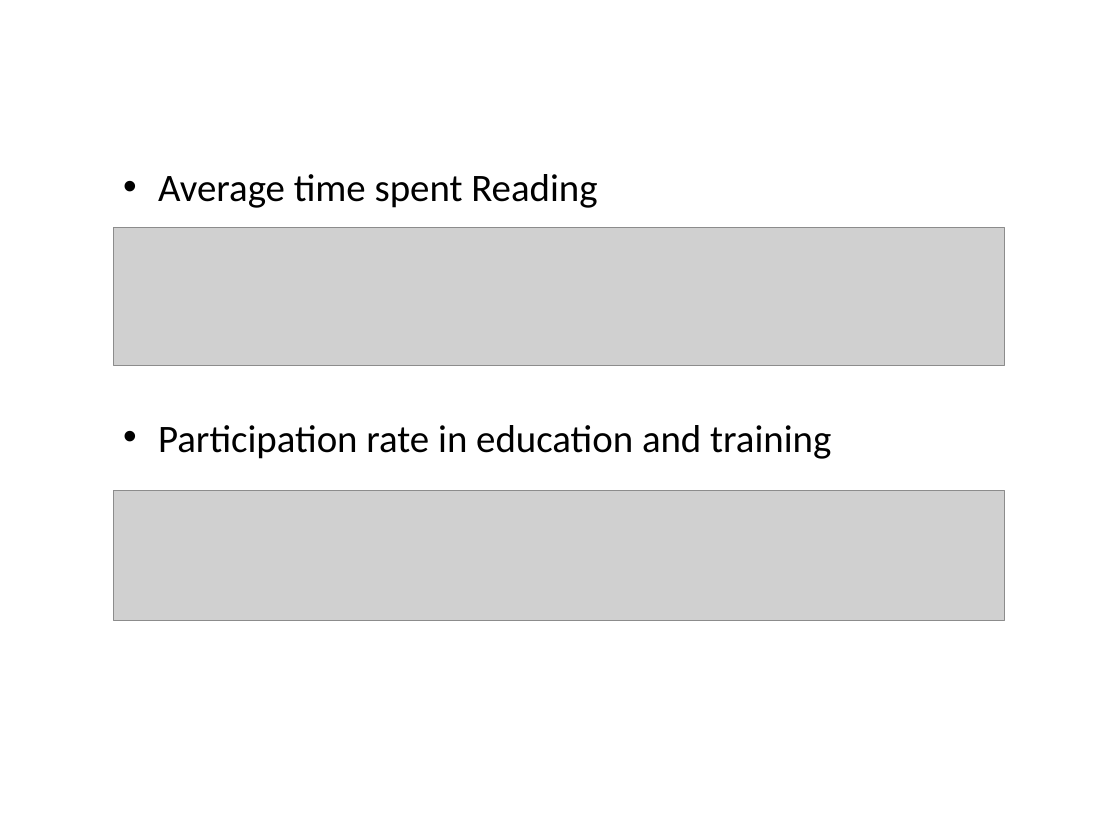
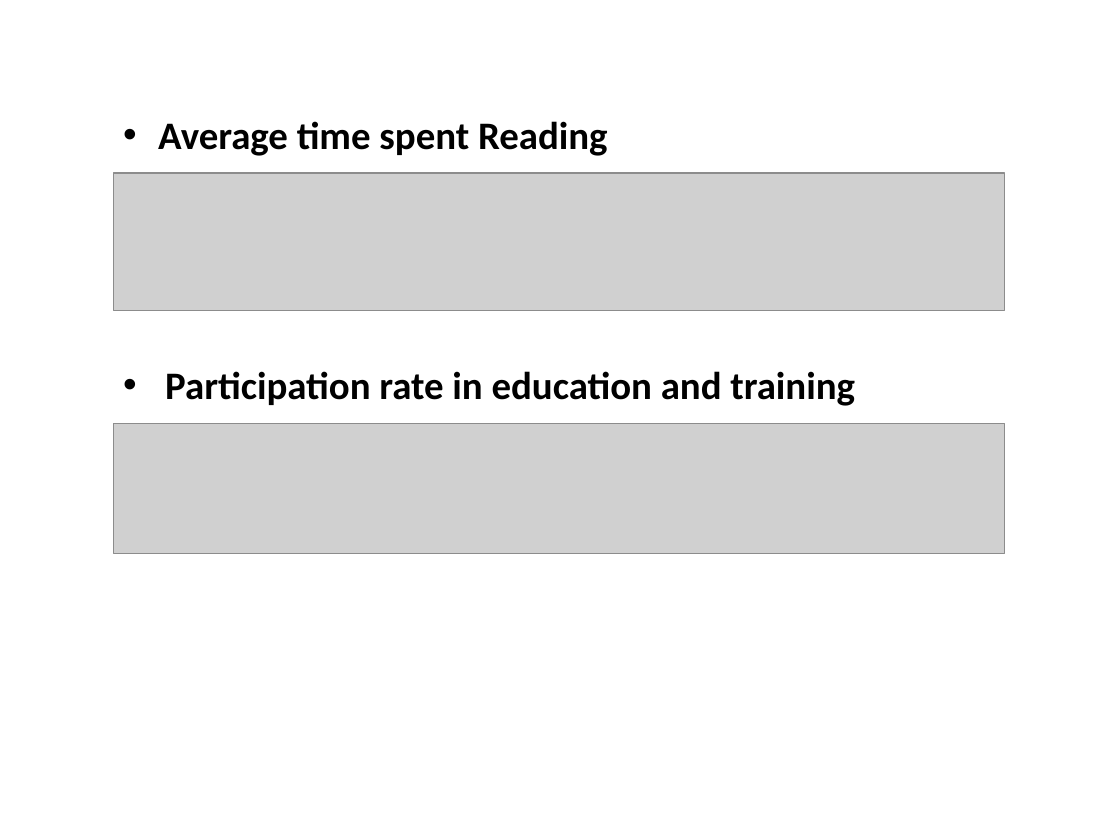
Before and after one commit to MargaridaMorais/information_visualization, a slide deck: slide 5 of CheckpointII/CII_G15.pptx. Drawn at 1120x840 pixels with LibreOffice and Linux fonts; fonts in the diff are those of the drawing; grey boxes stand for pictures. Boxes give left, top, right and bottom in pixels: in the first picture for what was removed or moved away, otherwise in the second. Text is boxed around its words. In the diff, an @@ line names an element or a change of style, - is before the commit and + after.

```diff
--- a/CheckpointII/CII_G15.pptx
+++ b/CheckpointII/CII_G15.pptx
@@ text "Average time spent Reading" moved from (x1=158, y1=174, x2=831, y2=459) to (x1=158, y1=121, x2=855, y2=406) @@
@@ text "Average time spent Reading" at (x1=158, y1=121, x2=855, y2=406): bold on; indent changed @@
@@ picture moved from (x1=113, y1=227, x2=1005, y2=365) to (x1=113, y1=174, x2=1005, y2=311) @@
@@ picture moved from (x1=113, y1=491, x2=1005, y2=620) to (x1=113, y1=423, x2=1005, y2=553) @@
```
Also in this commit, not shown: 9 other slides changed, 1 slide removed, 1 other file.
